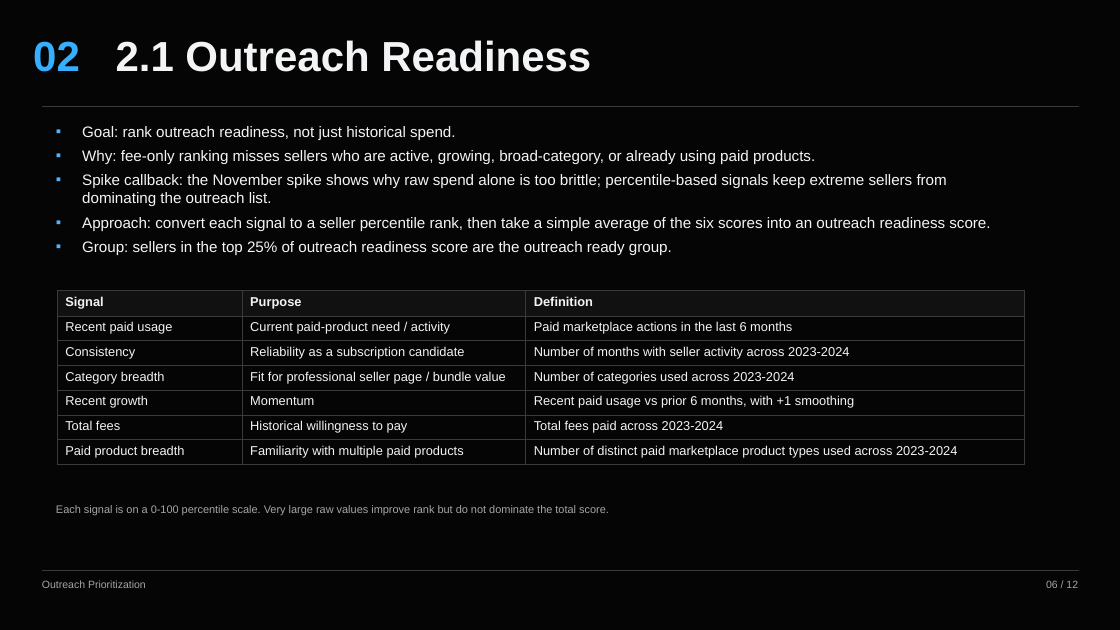
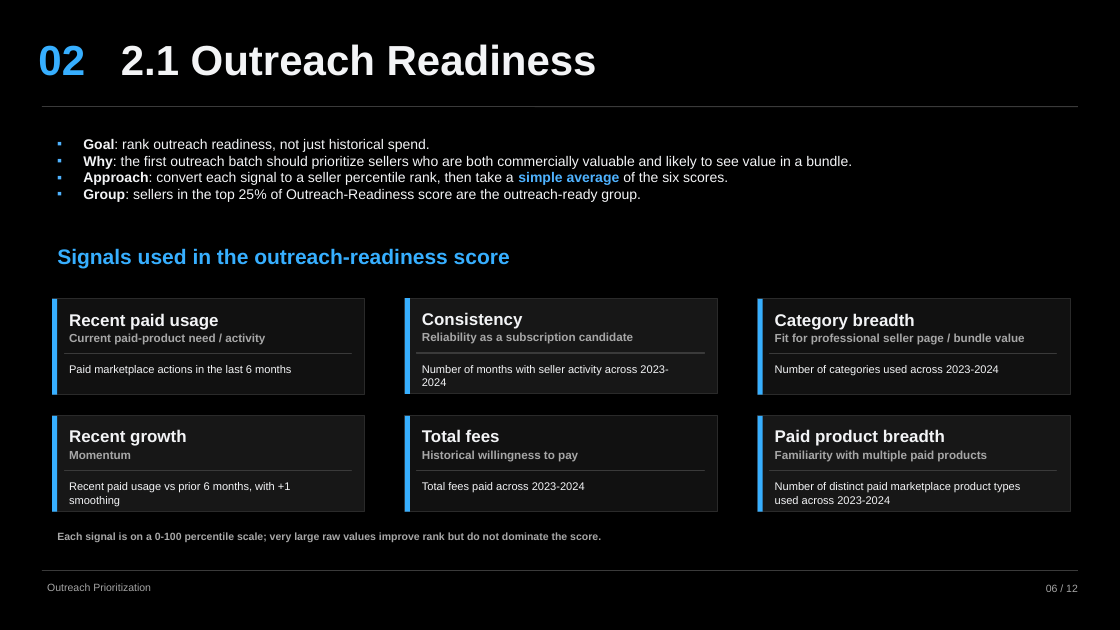
Before and after one commit to omer-t/marktplaats-assignment, a slide deck: slide 6 of deliverables/smb_bundles/smb_bundles_2_prioritize.pptx. Drawn at 1120x630 pixels with LibreOffice and Linux fonts; fonts in the diff are those of the drawing. Boxes give left, top, right and bottom in pixels: in the first picture for what was removed or moved away, otherwise in the second. Text is boxed around its words. In the diff, an @@ line names an element or a change of style, - is before the commit and + after.

Commit message:
Finalize SMB bundles deliverables

```diff
--- a/deliverables/smb_bundles/smb_bundles_2_prioritize.pptx
+++ b/deliverables/smb_bundles/smb_bundles_2_prioritize.pptx
@@ background #050505 to #000000 @@
@@ text "Goal: rank outreach readiness, not ...": place and size @@
-text "Goal: rank outreach readiness, not ..." at (82, 126, 990, 255)
+text "Goal: rank outreach readiness, not ..." at (83, 139, 852, 202)
@@ text at (83, 139, 430, 152): size 13 to 12 pt in "Goal: rank outreach readiness, not just historical ..."; bold on in "Goal:"; less space between paragraphs @@
@@ text at (83, 156, 852, 202): text changed; size 13 to 12 pt @@
-▪ Why: fee-only ranking misses sellers who are active, growing, broad-category, or already using paid products.
-▪ Spike callback: the November spike shows why raw spend alone is too brittle; percentile-based signals keep extreme sellers from dominating the outreach list.
-▪ Approach: convert each signal to a seller percentile rank, then take a simple average of the six scores into an outreach readiness score.
-▪ Group: sellers in the top 25% of outreach readiness score are the outreach ready group.
+▪ Why: the first outreach batch should prioritize sellers who are both commercially valuable and likely to see value in a bundle.
+▪ Approach: convert each signal to a seller percentile rank, then take a simple average of the six scores.
+▪ Group: sellers in the top 25% of Outreach-Readiness score are the outreach-ready group.
@@ text added at (57, 248, 510, 269), 18 pt, text #37AFFF, bold @@
+Signals used in the outreach-readiness score
@@ table removed at (57, 291, 1025, 465), 7 rows, 3 columns @@
-Signal | Purpose | Definition
-Recent paid usage | Current paid-product need / activity | Paid marketplace actions in the last 6 months
-Consistency | Reliability as a subscription candidate | Number of months with seller activity across 2023-2024
-Category breadth | Fit for professional seller page / bundle value | Number of categories used across 2023-2024
-Recent growth | Momentum | Recent paid usage vs prior 6 months, with +1 smoothing
-Total fees | Historical willingness to pay | Total fees paid across 2023-2024
-Paid product breadth | Familiarity with multiple paid products | Number of distinct paid marketplace product types used across 2023-2024
@@ group added at (52, 299, 365, 395): 3 rectangles, 3 texts @@
+Recent paid usage
+Current paid-product need / activity
+Paid marketplace actions in the last 6 months
@@ group added at (405, 298, 718, 394): 3 rectangles, 3 texts @@
+Consistency
+Reliability as a subscription candidate
+Number of months with seller activity across 2023-2024
@@ group added at (758, 299, 1070, 395): 3 rectangles, 3 texts @@
+Category breadth
+Fit for professional seller page / bundle value
+Number of categories used across 2023-2024
@@ group added at (52, 416, 365, 512): 3 rectangles, 3 texts @@
+Recent growth
+Momentum
+Recent paid usage vs prior 6 months, with +1 smoothing
@@ group added at (405, 416, 718, 512): 3 rectangles, 3 texts @@
+Total fees
+Historical willingness to pay
+Total fees paid across 2023-2024
@@ group added at (758, 416, 1070, 512): 3 rectangles, 3 texts @@
+Paid product breadth
+Familiarity with multiple paid products
+Number of distinct paid marketplace product types used across 2023-2024
@@ text at (57, 532, 601, 542): text changed; size 9.4 to 9 pt; text colour #A5A5A5 to #A7A7A7; bold on @@
-Each signal is on a 0-100 percentile scale. Very large raw values improve rank but do not dominate the total score.
+Each signal is on a 0-100 percentile scale; very large raw values improve rank but do not dominate the score.
@@ 3 texts: place and size @@
-3 texts at (33, 40, 591, 588)
+3 texts at (38, 44, 597, 591)
@@ text "06 / 12" at (1046, 584, 1078, 592): vertical alignment top to middle @@
```
Also in this commit, not shown: 8 other slides changed, 2 slides added, 3 slides removed, 10 other files.
